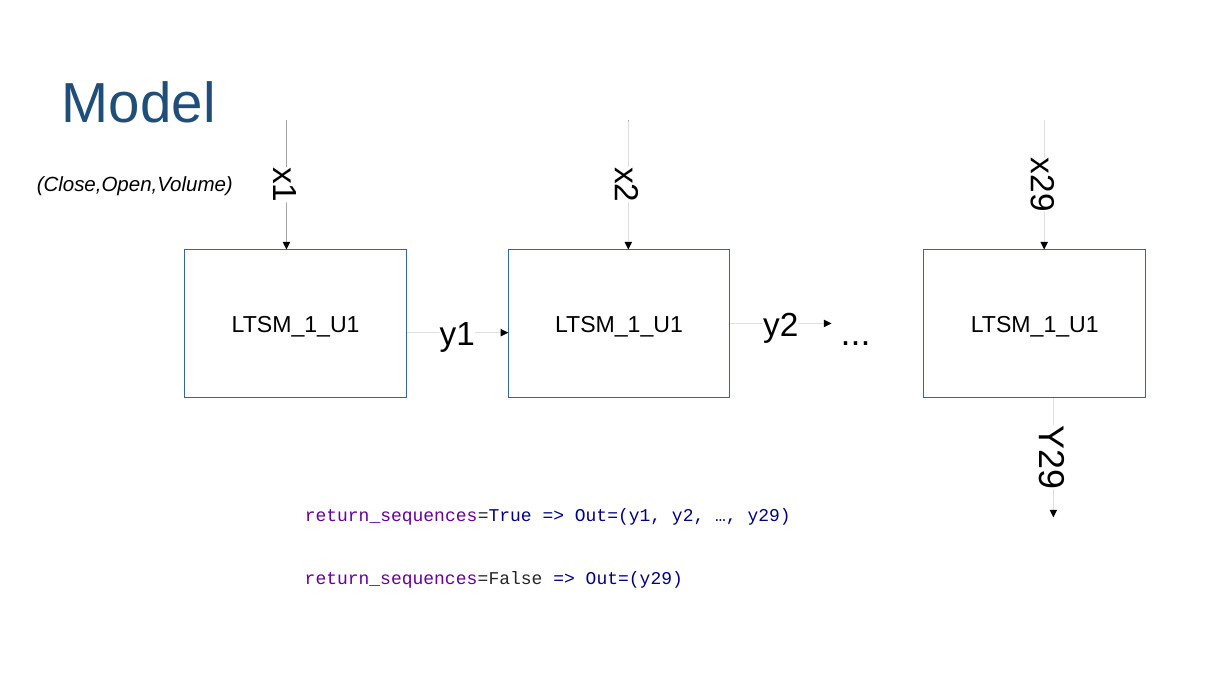
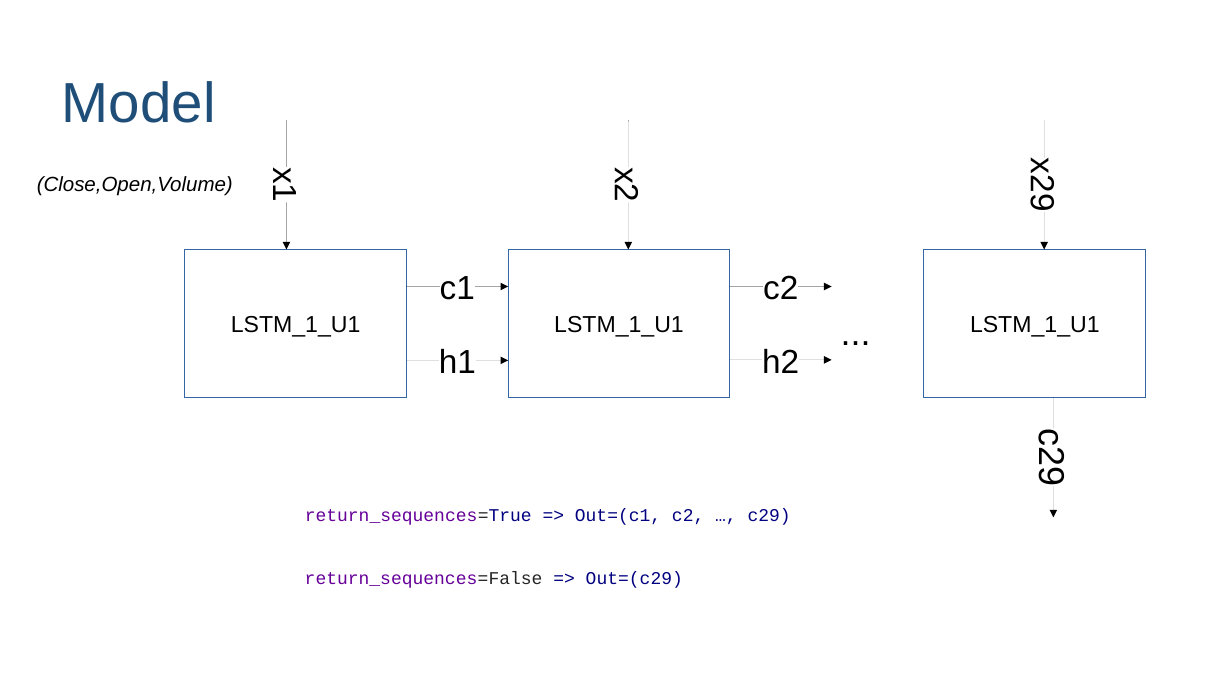
Before and after one commit to izzeroone/gold-prediction, a slide deck: slide 14 of slide.odp (slide 15 before the commit). Drawn at 1232x693 pixels with LibreOffice and Linux fonts; fonts in the diff are those of the drawing. Boxes give left, top, right and bottom in pixels: in the first picture for what was removed or moved away, otherwise in the second. Text is boxed around its words. In the diff, an @@ line names an element or a change of style, - is before the commit and + after.

```diff
--- a/slide.odp
+++ b/slide.odp
@@ line added at (407, 287, 508, 287), outline #000000 0 pt, 26 pt, text #000000 @@
+c1
@@ line added at (730, 287, 832, 287), outline #000000 0 pt, 26 pt, text #000000 @@
+c2
@@ text in rectangle at (231, 316, 361, 337): text changed @@
-LTSM_1_U1
+LSTM_1_U1
@@ text in rectangle at (554, 316, 684, 337): text changed @@
-LTSM_1_U1
+LSTM_1_U1
@@ line removed at (730, 323, 832, 323) @@
-y2
@@ text in rectangle at (970, 316, 1100, 337): text changed @@
-LTSM_1_U1
+LSTM_1_U1
@@ line removed at (407, 333, 508, 333) @@
-y1
@@ line added at (407, 360, 508, 360), outline #000000 0 pt, 26 pt, text #000000 @@
+h1
@@ line added at (730, 360, 832, 360), outline #000000 0 pt, 26 pt, text #000000 @@
+h2
@@ line removed at (1054, 397, 1054, 518) @@
-Y29
@@ line added at (1054, 397, 1054, 518), outline #000000 0 pt, 28 pt, text #000000 @@
+c29
@@ text at (305, 508, 791, 525): text changed @@
-return_sequences=True => Out=(y1, y2, …, y29)
+return_sequences=True => Out=(c1, c2, …, c29)
@@ text at (305, 571, 683, 588): text changed @@
-return_sequences=False => Out=(y29)
+return_sequences=False => Out=(c29)
```
Also in this commit, not shown: 6 other slides changed, 3 slides removed.
